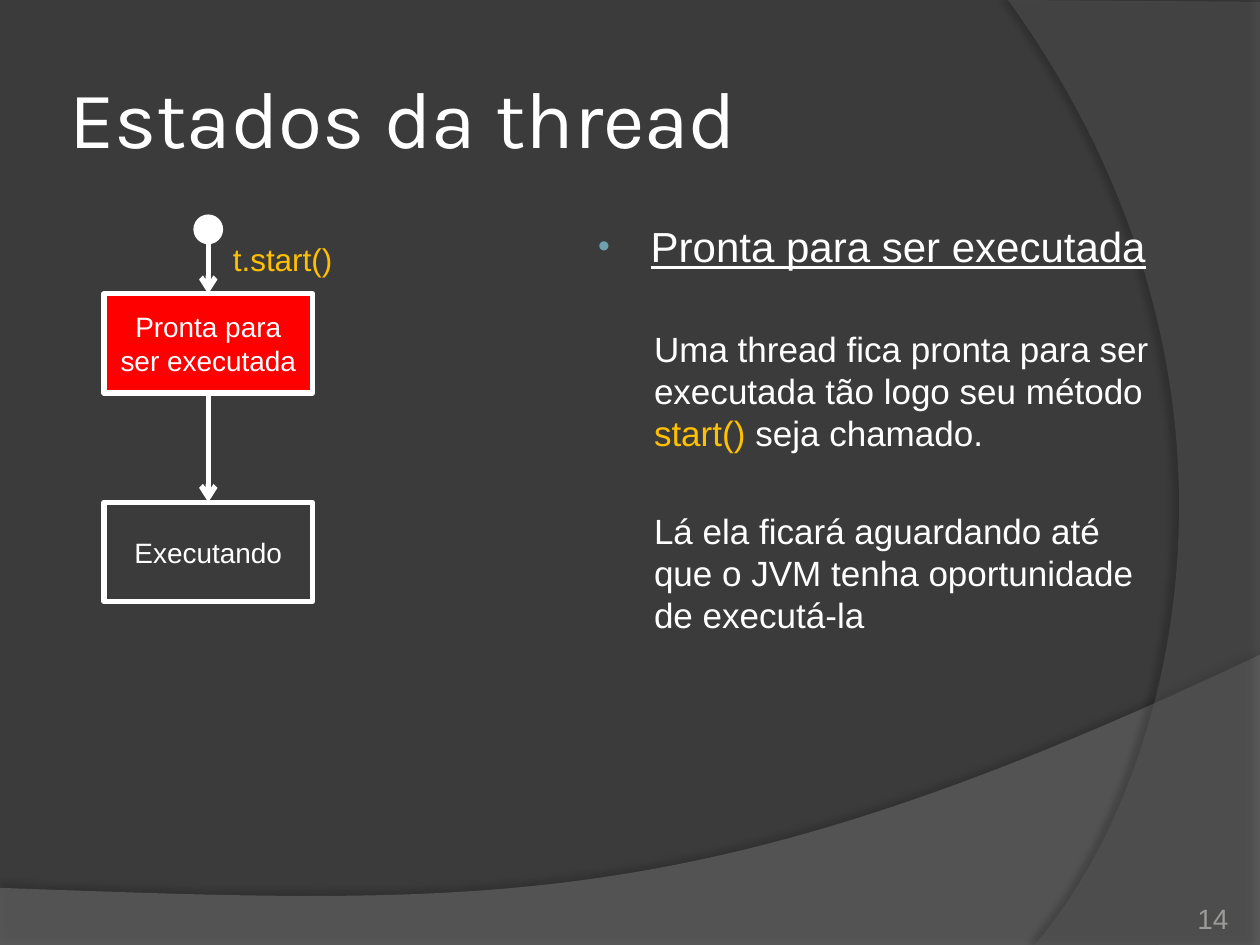
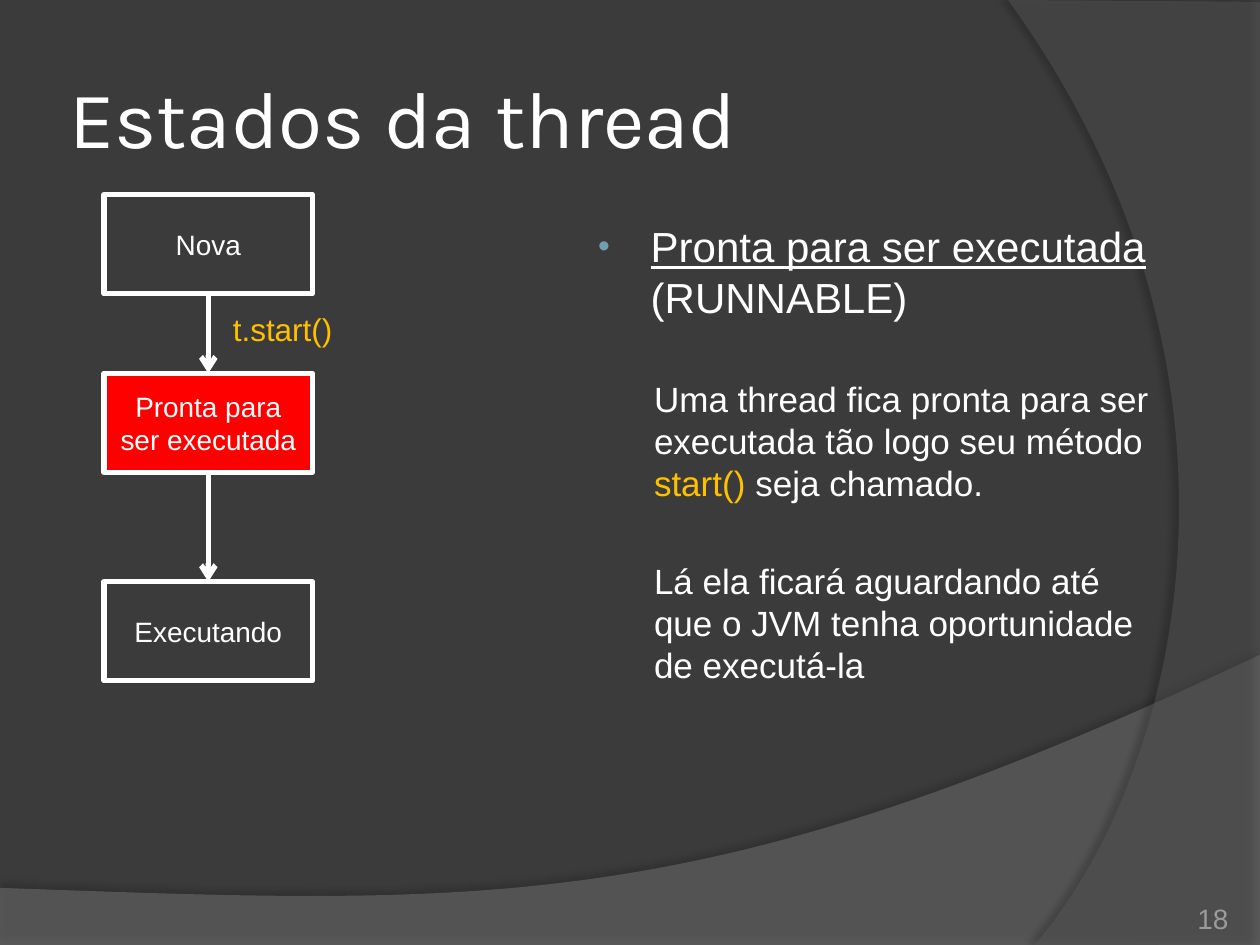
Before and after one commit to duchesqui/slzvieira-training, a slide deck: slide 18 of 2-Java-Programmer-Modulo-II/14.Capitulo08.pptx (slide 14 before the commit). Drawn at 1260x945 pixels with LibreOffice and Linux fonts; fonts in the diff are those of the drawing. Boxes give left, top, right and bottom in pixels: in the first picture for what was removed or moved away, otherwise in the second. Text is boxed around its words. In the diff, an @@ line names an element or a change of style, - is before the commit and + after.

```diff
--- a/2-Java-Programmer-Modulo-II/14.Capitulo08.pptx
+++ b/2-Java-Programmer-Modulo-II/14.Capitulo08.pptx
@@ rectangle added at (x1=105, y1=195, x2=312, y2=295), outline #FFFFFF 3 pt, 16 pt, text #FFFFFF @@
+Nova
@@ ellipse removed at (x1=194, y1=214, x2=224, y2=244) @@
@@ text at (x1=651, y1=231, x2=1146, y2=321): text changed @@
-• Pronta para ser executada
+• Pronta para ser executada (RUNNABLE)
@@ arrow moved from (208, 231) - (208, 294) to (208, 294) - (208, 373) @@
@@ text "t.start()" moved from (x1=233, y1=248, x2=333, y2=277) to (x1=233, y1=318, x2=333, y2=347) @@
@@ 2 rectangles, 1 arrow moved together from (x1=105, y1=294, x2=312, y2=602) to (x1=105, y1=373, x2=312, y2=682) @@
@@ page number at (x1=1197, y1=910, x2=1228, y2=929): text changed @@
-14
+18
```
Also in this commit, not shown: 10 other slides changed, 12 slides added, 7 slides removed, 1 other file.
